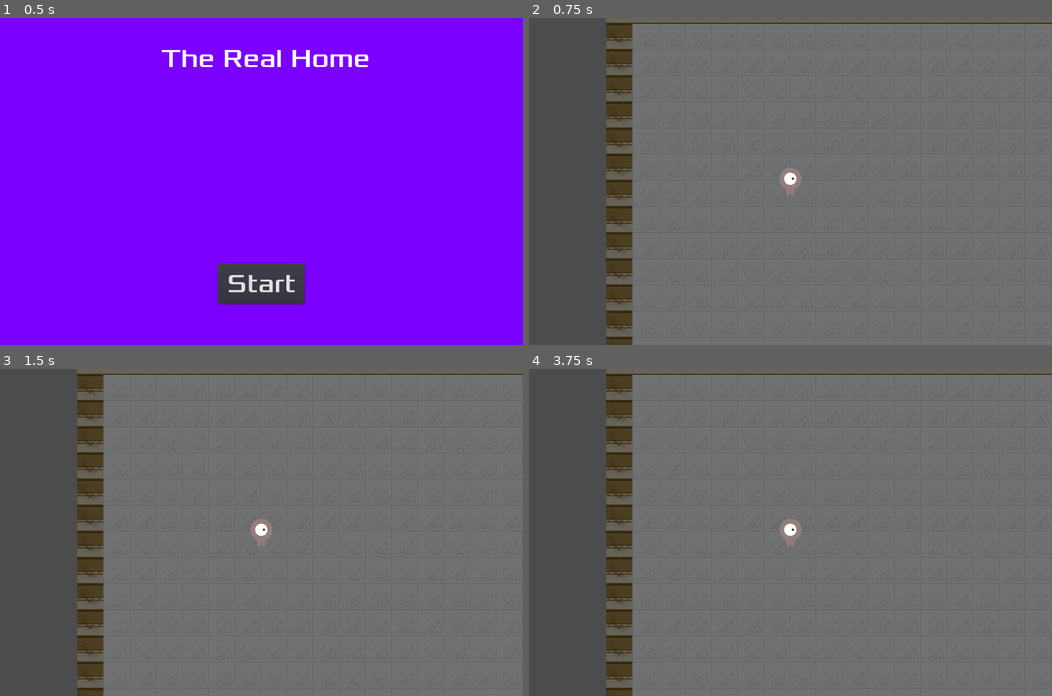
Above: before the commit, frames 1-4 (two rows, left to right).
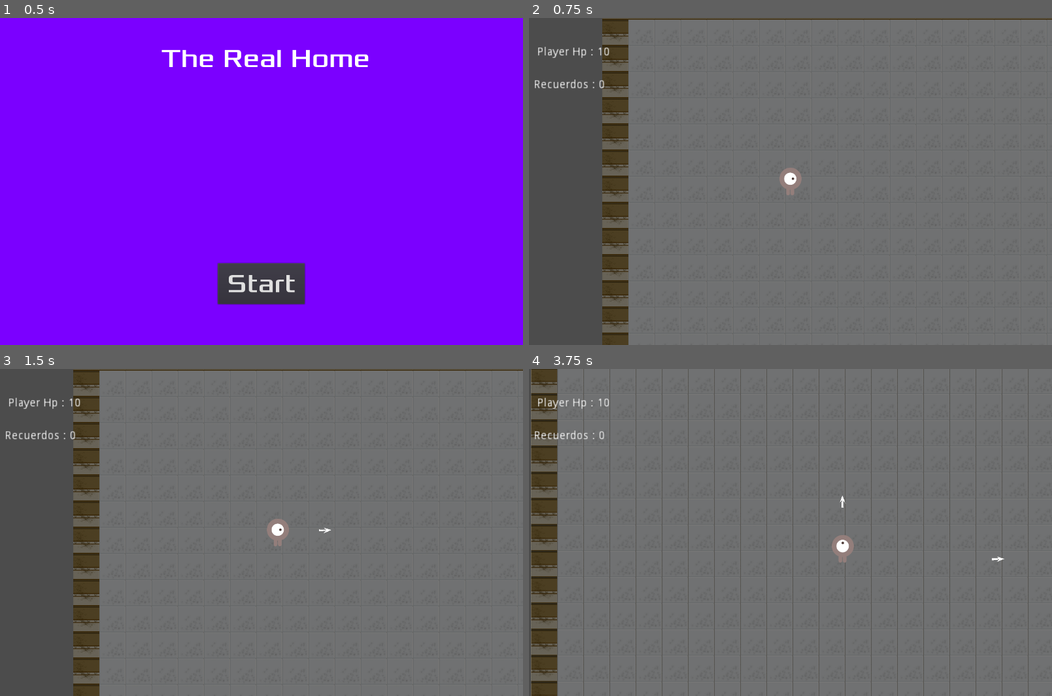
Above: after the commit, the same moments.

Repository: rainbyte/the-real-home
Game: Godot game, scene res://scenes/Main.tscn
Same seed, same stepped clock (60 frames per second), same inputs: the game is played once before the commit and once after it.
Inputs:
- Up to frame 1 (0.5 s): no input
- Up to frame 2 (0.75 s): click "Start" at 0.5 s
- Up to frame 3 (1.5 s): tap Enter at 1.25 s; hold Right (ui_right) from 1.28 s (still down); tap Space (ui_select) at 1.35 s
- Up to frame 4 (3.75 s): tap Space (ui_select) at 1.52, 1.82, 2.1, 2.27, 2.57, 2.85, 3.6 s; release Right (ui_right) at 2.03 s; hold Down (ui_down) 2.03-2.78 s; hold Right (ui_right) 2.78-3.53 s; hold Up (ui_up) from 3.53 s (still down)

Frame 1 is identical in both runs. In frame 2, 4.5% of the frame differs, in the area x 1-100%, y 0-100%; in frame 3, 5.0%; in frame 4, 22%, in the area x 0-100%, y 0-100%.
Error before the commit: Parse Error: The method "show_message" isn't declared in the current class. (res://scenes/Player.gd:85)

Commit message:
Improve shooting functionality

Diff:
--- a/scenes/Bullet.gd
+++ b/scenes/Bullet.gd
@@ -4,7 +4,7 @@
 var velocity = Vector2()
 
 func start(pos, dir):
-	position = pos
+	position = pos + Vector2(80, 0).rotated(dir)
 	rotation = dir
 	velocity = Vector2(speed, 0).rotated(dir)
 
@@ -14,4 +14,8 @@
 func _on_Bullet_body_entered(body):
 	if body.name == "Mob":
 		body.kill()
+
+	if body.name == "Player":
+		body.damage()
+
 	queue_free()
--- a/scenes/HUD.tscn
+++ b/scenes/HUD.tscn
@@ -19,7 +19,7 @@
 font_data = ExtResource( 2 )
 _sections_unfolded = [ "Font", "Settings" ]
 
-[node name="HUD" type="CanvasLayer"]
+[node name="HUD" type="CanvasLayer" index="0"]
 
 layer = 1
 offset = Vector2( 0, 0 )
--- a/scenes/Living.gd
+++ b/scenes/Living.gd
@@ -9,3 +9,14 @@
 
 func _on_Player_hit():
 	$CanvasLayer/player_hp.text = "Player Hp : " + str(global.playerHP)
+
+
+
+func show_message(text):
+	$CanvasLayer/MessageLabel.text = text
+	$CanvasLayer/MessageLabel.show()
+	$CanvasLayer/MessageTimer.start()
+
+
+func _on_Player_gameover():
+	show_message("GAME OVER")
--- a/scenes/Living.tscn
+++ b/scenes/Living.tscn
@@ -119,4 +119,33 @@
 lines_skipped = 0
 max_lines_visible = -1
 
+[node name="MessageLabel" type="Label" parent="CanvasLayer" index="2"]
+
+anchor_left = 0.0
+anchor_top = 0.0
+anchor_right = 0.0
+anchor_bottom = 0.0
+margin_left = 15.0
+margin_top = 95.0
+margin_right = 480.0
+margin_bottom = 220.0
+rect_pivot_offset = Vector2( 0, 0 )
+rect_clip_content = false
+mouse_filter = 2
+mouse_default_cursor_shape = 0
+size_flags_horizontal = 1
+size_flags_vertical = 4
+percent_visible = 1.0
+lines_skipped = 0
+max_lines_visible = -1
+
+[node name="MessageTimer" type="Timer" parent="CanvasLayer" index="3"]
+
+process_mode = 1
+wait_time = 1.0
+one_shot = false
+autostart = false
+
+[connection signal="gameover" from="Player" to="." method="_on_Player_gameover"]
+
 [connection signal="hit" from="Player" to="." method="_on_Player_hit"]
--- a/scenes/Mob.gd
+++ b/scenes/Mob.gd
@@ -27,30 +27,16 @@
 		aim(delta)
 
 func aim(delta):
-	hit_pos = []
-	var space_state = get_world_2d().direct_space_state
-	var target_extents = target.get_node('CollisionShape2D').shape.extents - Vector2(5, 5)
-	var nw = target.position - target_extents
-	var se = target.position + target_extents
-	var ne = target.position + Vector2(target_extents.x, -target_extents.y)
-	var sw = target.position + Vector2(-target_extents.x, target_extents.y)
-	for pos in [target.position, nw, ne, se, sw]:
-		var result = space_state.intersect_ray(position,
-				pos, [self], collision_mask)
-		if result:
-			hit_pos.append(result.position)
-			if result.collider.name == "Player":
-				$AnimatedSprite.self_modulate.r = 1.0
-				rotation = (target.position - position).angle()
-
-				var vec_to_player = target.global_position - global_position
-				vec_to_player = vec_to_player.normalized()
-				global_rotation = atan2(vec_to_player.y, vec_to_player.x)
-				move_and_collide(vec_to_player * MOVE_SPEED * delta)
-
-				if can_shoot:
-					shoot(pos)
-				break
+	if target.name == "Player":
+		$AnimatedSprite.self_modulate.r = 1.0
+		rotation = (target.position - position).angle()
+		var vec_to_player = target.global_position - global_position
+		vec_to_player = vec_to_player.normalized()
+		global_rotation = atan2(vec_to_player.y, vec_to_player.x)
+		if vec_to_player.length() < 100:
+			move_and_collide(vec_to_player * MOVE_SPEED * delta)
+			if can_shoot:
+				shoot(target.position)
 
 func shoot(pos):
 	var b = Bullet.instance()
@@ -63,9 +49,8 @@
 func _draw():
 	draw_circle(Vector2(), detect_radius, vis_color)
 	if target:
-		for hit in hit_pos:
-			draw_circle((hit - position).rotated(-rotation), 5, laser_color)
-			draw_line(Vector2(), (hit - position).rotated(-rotation), laser_color)
+		draw_circle((target.position - position).rotated(-rotation), 5, laser_color)
+		draw_line(Vector2(), (target.position - position).rotated(-rotation), laser_color)
 
 func _on_Visibility_body_entered(body):
 	print("lala")
--- a/scenes/Mob.tscn
+++ b/scenes/Mob.tscn
@@ -4,10 +4,10 @@
 [ext_resource path="res://scenes/Bullet.tscn" type="PackedScene" id=2]
 [ext_resource path="res://assets/ene_tv_1.png" type="Texture" id=3]
 [ext_resource path="res://assets/ene_tv_2.png" type="Texture" id=4]
-[ext_resource path="res://assets/ene_sofa_1.png" type="Texture" id=5]
-[ext_resource path="res://assets/ene_sofa_2.png" type="Texture" id=6]
-[ext_resource path="res://assets/ene_florero_1.png" type="Texture" id=7]
-[ext_resource path="res://assets/ene_florero_2.png" type="Texture" id=8]
+[ext_resource path="res://assets/ene_florero_1.png" type="Texture" id=5]
+[ext_resource path="res://assets/ene_florero_2.png" type="Texture" id=6]
+[ext_resource path="res://assets/ene_sofa_1.png" type="Texture" id=7]
+[ext_resource path="res://assets/ene_sofa_2.png" type="Texture" id=8]
 
 [sub_resource type="SpriteFrames" id=1]
 
@@ -19,13 +19,13 @@
 }, {
 "frames": [ ExtResource( 5 ), ExtResource( 6 ) ],
 "loop": true,
-"name": "fly",
-"speed": 3.0
+"name": "walk",
+"speed": 4.0
 }, {
 "frames": [ ExtResource( 7 ), ExtResource( 8 ) ],
 "loop": true,
-"name": "walk",
-"speed": 4.0
+"name": "fly",
+"speed": 3.0
 } ]
 _sections_unfolded = [ "Resource" ]
 
@@ -34,7 +34,7 @@
 custom_solver_bias = 0.0
 extents = Vector2( 10, 10 )
 
-[node name="Mob" type="KinematicBody2D"]
+[node name="Mob" type="KinematicBody2D" index="0"]
 
 input_pickable = false
 collision_layer = 4
@@ -57,9 +57,9 @@
 
 [node name="CollisionShape2D" type="CollisionShape2D" parent="." index="1"]
 
-position = Vector2( -1.91393, -3.14065 )
+position = Vector2( 0.0851374, -6.13803 )
 rotation = 1.5708
-scale = Vector2( 5.99408, 4.88207 )
+scale = Vector2( 4.68768, 4.49766 )
 shape = SubResource( 2 )
 _sections_unfolded = [ "Transform" ]
 
--- a/scenes/Player.gd
+++ b/scenes/Player.gd
@@ -1,6 +1,7 @@
 extends KinematicBody2D
 
 signal hit
+signal gameover
 
 export (PackedScene) var Bullet
 
@@ -56,7 +57,7 @@
 func shoot(pos):
 	var bullet = Bullet.instance()
 	var angle = orientation.angle() + rand_range(-0.05, 0.05)
-	bullet.start(global_position + orientation * 50, angle)
+	bullet.start(global_position, angle)
 	get_parent().add_child(bullet)
 
 
@@ -67,12 +68,16 @@
 
 func _on_DamageArea_body_entered(body):
 	if body.name == "Mob":
-		global.playerHP -=1
-		print(global.playerHP)
-		emit_signal("hit")
-		if global.playerHP == 0 :
-			$CollisionShape2D.call_deferred("set_disabled", true)
-			game_over()
+		damage()
+
+
+func damage():
+	global.playerHP -= 1
+	emit_signal("hit")
+	if global.playerHP <= 0 :
+		emit_signal("gameover")
+		$CollisionShape2D.call_deferred("set_disabled", true)
+		game_over()
 
 
 func start(pos):
@@ -82,5 +87,6 @@
 
 
 func game_over():
-	show_message("Game Over")
-	global.goto_scene("res://scenes/Main.tscn")
+	#show_message("Game Over")
+    global.playerHP = 10
+    global.goto_scene("res://scenes/Main.tscn")
